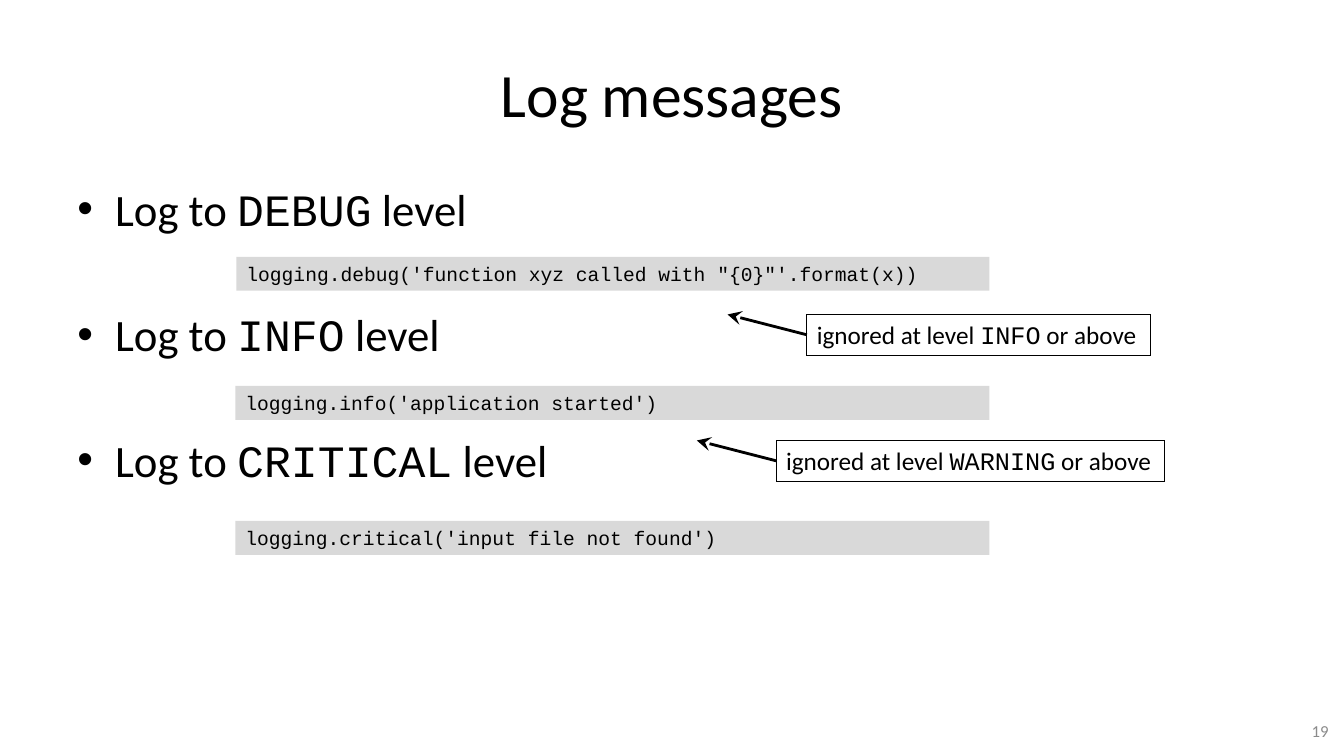
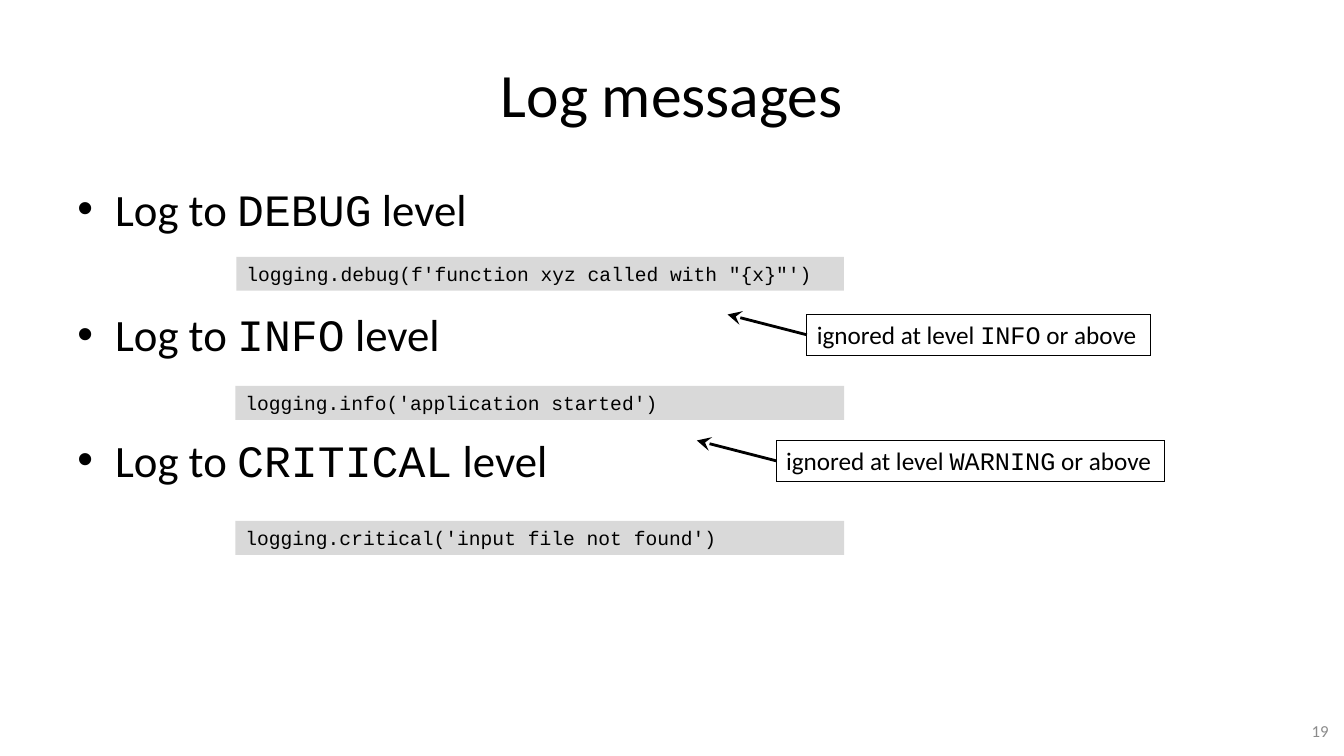
Before and after one commit to gjbex/Python-for-systems-programming, a slide deck: slide 19 of python_for_systems_programming.pptx. Drawn at 1344x756 pixels with LibreOffice and Linux fonts; fonts in the diff are those of the drawing. Boxes give left, top, right and bottom in pixels: in the first picture for what was removed or moved away, otherwise in the second. Text is boxed around its words. In the diff, an @@ line names an element or a change of style, - is before the commit and + after.

Commit message:
Update slides
* fix URL for recent version of Python
* use f-strings rather than format method

```diff
--- a/python_for_systems_programming.pptx
+++ b/python_for_systems_programming.pptx
@@ rectangle "logging.debug(f'function xyz called with "{x}"')": place and size @@
-rectangle "logging.debug(f'function xyz called with "{x}"')" at (237,257,990,291)
+rectangle "logging.debug(f'function xyz called with "{x}"')" at (237,257,845,291)
@@ text in rectangle at (246,267,811,285): text changed @@
-logging.debug('function xyz called with "{0}"'.format(x))
+logging.debug(f'function xyz called with "{x}"')
@@ rectangle "logging.info('application started')": place and size @@
-rectangle "logging.info('application started')" at (236,386,990,420)
+rectangle "logging.info('application started')" at (236,386,845,420)
@@ rectangle "logging.critical('input file not found')": place and size @@
-rectangle "logging.critical('input file not found')" at (236,521,990,556)
+rectangle "logging.critical('input file not found')" at (236,521,845,556)
```
Also in this commit, not shown: 6 other slides changed.
